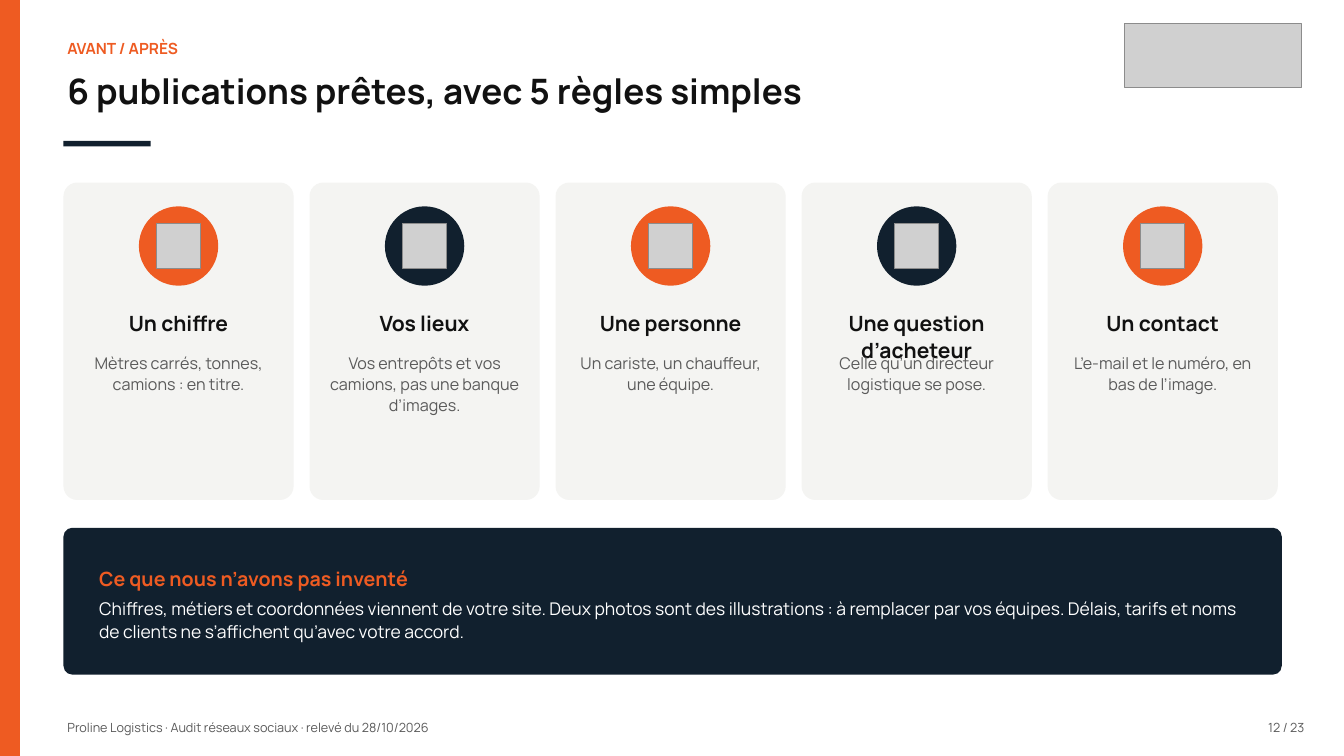
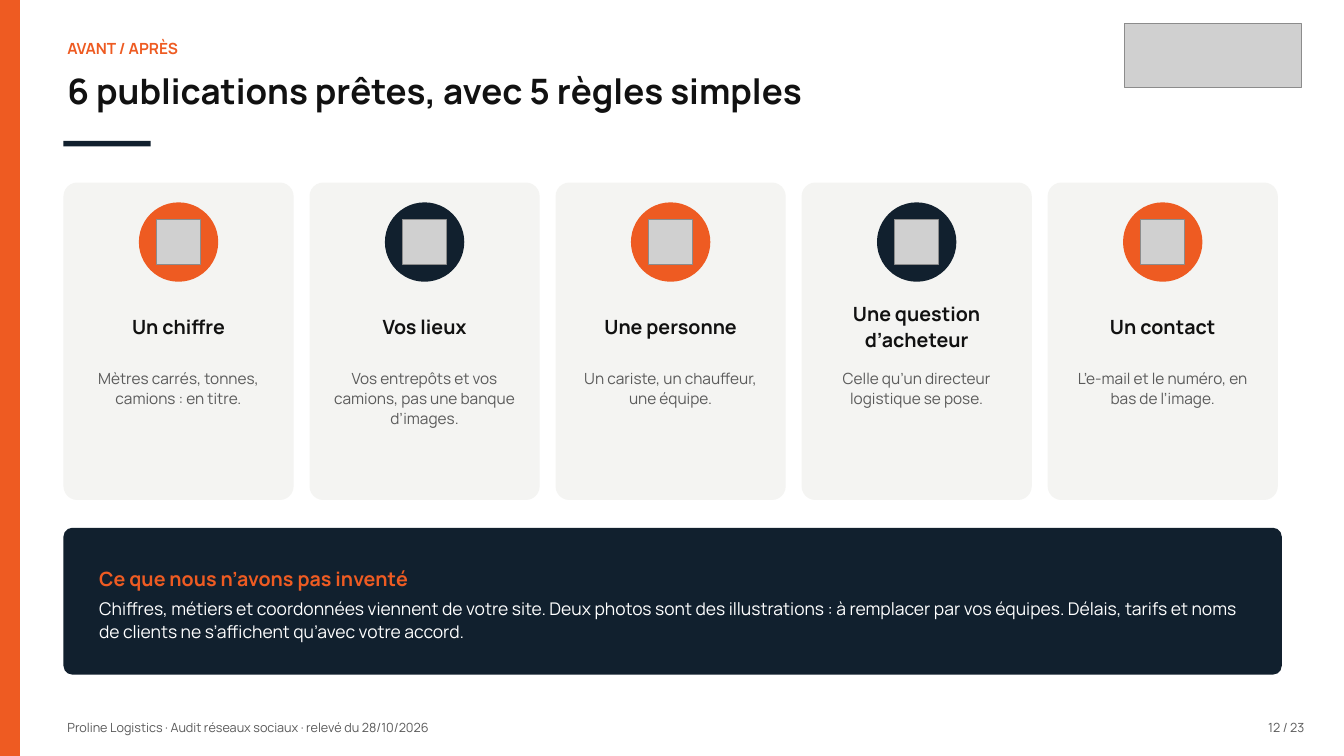
Before and after one commit to leslita06/fatima-unifood-fictif, a slide deck: slide 12 of tmp-tj/261028_proline-logistics_audit-reseaux-sociaux_v1.pptx. Drawn at 1344x756 pixels with LibreOffice and Linux fonts; fonts in the diff are those of the drawing; grey boxes stand for pictures. Boxes give left, top, right and bottom in pixels: in the first picture for what was removed or moved away, otherwise in the second. Text is boxed around its words. In the diff, an @@ line names an element or a change of style, - is before the commit and + after.

```diff
--- a/tmp-tj/261028_proline-logistics_audit-reseaux-sociaux_v1.pptx
+++ b/tmp-tj/261028_proline-logistics_audit-reseaux-sociaux_v1.pptx
@@ 5 pictures, 5 ellipses: place and size @@
-5 pictures, 5 ellipses at [139,207,1203,286]
+5 pictures, 5 ellipses at [139,203,1203,282]
@@ text "Une question d’acheteur": place and size @@
-text "Une question d’acheteur" at [849,315,984,365]
+text "Une question d’acheteur" at [853,306,980,348]
@@ size 15 to 14 pt; vertical alignment top to middle in 5 elements at [132,319,225,335], [383,319,466,335], [604,320,736,339], [853,306,980,348], [1110,320,1215,335] @@
@@ text "Mètres carrés, tonnes, camions : ...": place and size @@
-text "Mètres carrés, tonnes, camions : ..." at [95,356,263,390]
+text "Mètres carrés, tonnes, camions : ..." at [98,372,258,404]
@@ text "Vos entrepôts et vos camions, ...": place and size @@
-text "Vos entrepôts et vos camions, ..." at [330,357,519,415]
+text "Vos entrepôts et vos camions, ..." at [334,372,515,428]
@@ text "Un cariste, un chauffeur, une ...": place and size @@
-text "Un cariste, un chauffeur, une ..." at [580,357,761,394]
+text "Un cariste, un chauffeur, une ..." at [584,372,757,408]
@@ text "Celle qu’un directeur logistique se ...": place and size @@
-text "Celle qu’un directeur logistique se ..." at [839,354,994,394]
+text "Celle qu’un directeur logistique se ..." at [843,372,990,408]
@@ size 11.5 to 11 pt in 5 elements at [98,372,258,404], [334,372,515,428], [584,372,757,408], [843,372,990,408], [1078,372,1247,408] @@
@@ text "L’e-mail et le numéro, en ...": place and size @@
-text "L’e-mail et le numéro, en ..." at [1074,356,1252,394]
+text "L’e-mail et le numéro, en ..." at [1078,372,1247,408]
```
Also in this commit, not shown: 13 other slides changed.
